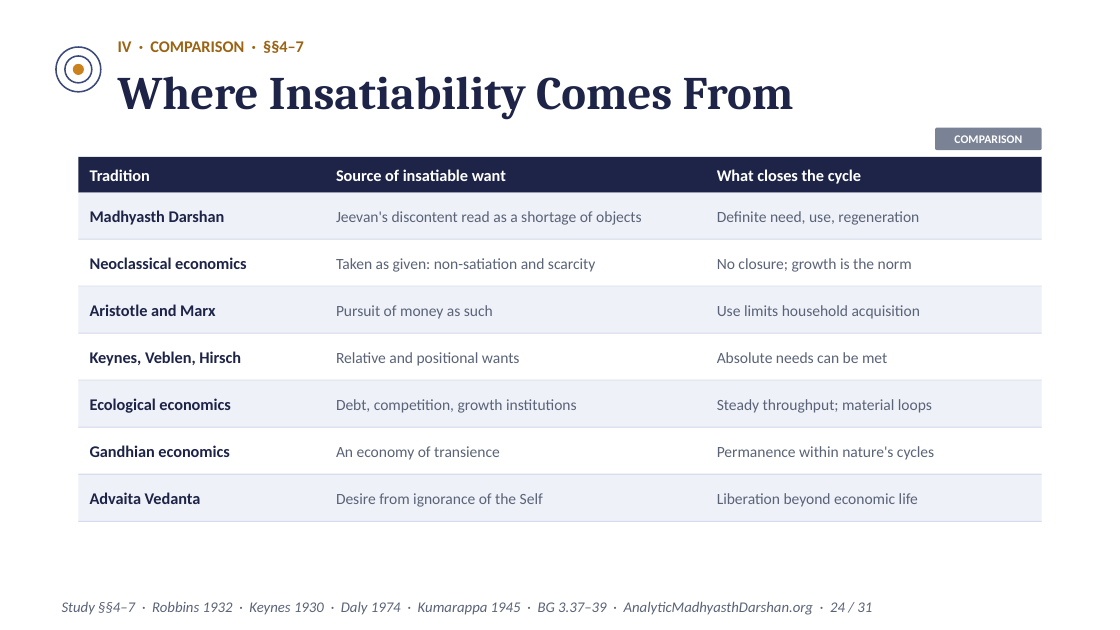
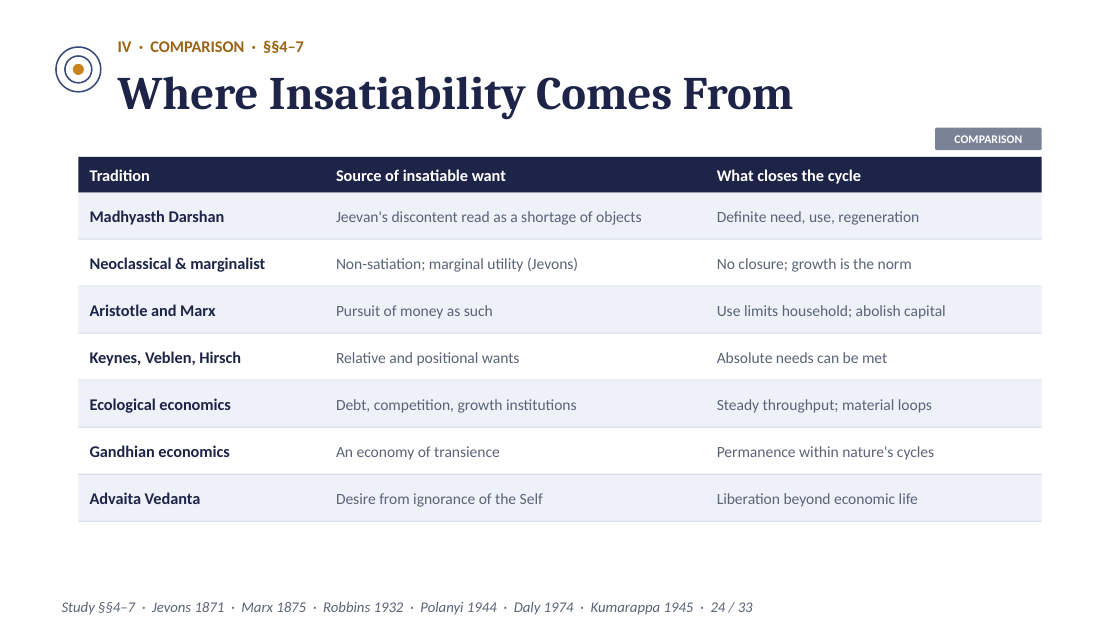
Before and after one commit to raghavamohan/AnalyticMadhyasthDarshan, a slide deck: slide 24 of Studies/Prosperity-Economics-And-Right-Use/Prosperity-Economics-And-Right-Use-Madhyasth-Darshan.pptx. Drawn at 1120x630 pixels with LibreOffice and Linux fonts; fonts in the diff are those of the drawing. Boxes give left, top, right and bottom in pixels: in the first picture for what was removed or moved away, otherwise in the second. Text is boxed around its words. In the diff, an @@ line names an element or a change of style, - is before the commit and + after.

```diff
--- a/Studies/Prosperity-Economics-And-Right-Use/Prosperity-Economics-And-Right-Use-Madhyasth-Darshan.pptx
+++ b/Studies/Prosperity-Economics-And-Right-Use/Prosperity-Economics-And-Right-Use-Madhyasth-Darshan.pptx
@@ text at box(90, 257, 265, 272): text changed @@
-Neoclassical economics
+Neoclassical & marginalist
@@ text at box(336, 258, 578, 272): text changed @@
-Taken as given: non-satiation and scarcity
+Non-satiation; marginal utility (Jevons)
@@ text at box(717, 305, 946, 319): text changed @@
-Use limits household acquisition
+Use limits household; abolish capital
@@ text at box(62, 601, 753, 615): text changed @@
-Study §§4–7 · Robbins 1932 · Keynes 1930 · Daly 1974 · Kumarappa 1945 · BG 3.37–39 · AnalyticMadhyasthDarshan.org · 24 / 31
+Study §§4–7 · Jevons 1871 · Marx 1875 · Robbins 1932 · Polanyi 1944 · Daly 1974 · Kumarappa 1945 · 24 / 33
```
Also in this commit, not shown: 30 other slides changed, 2 slides added, 16 other files.
